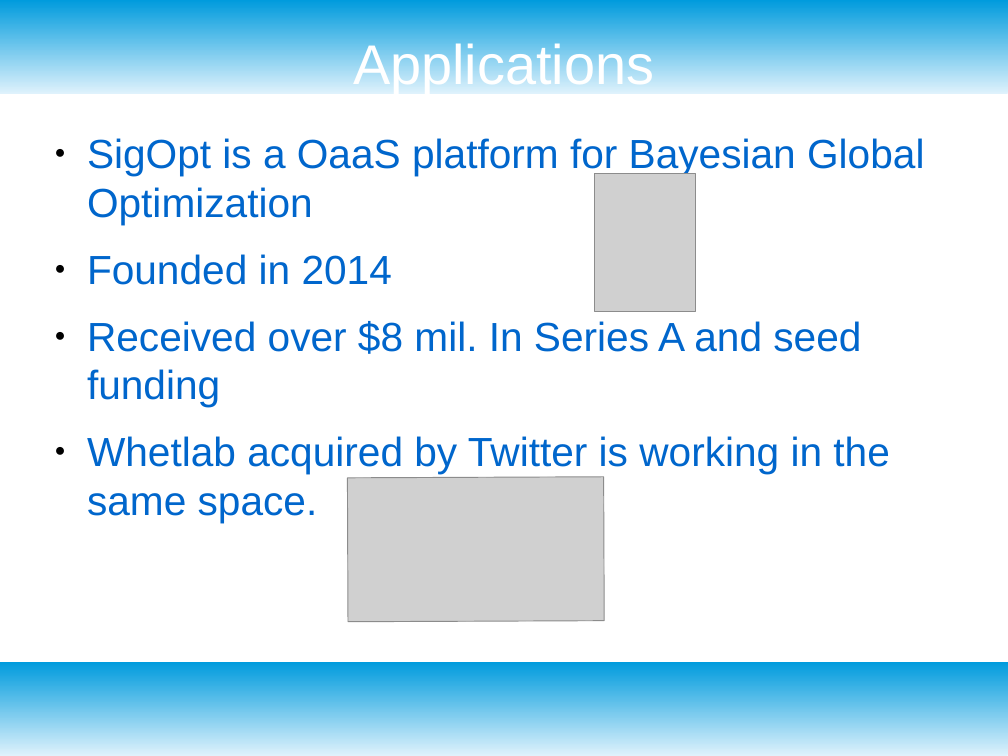
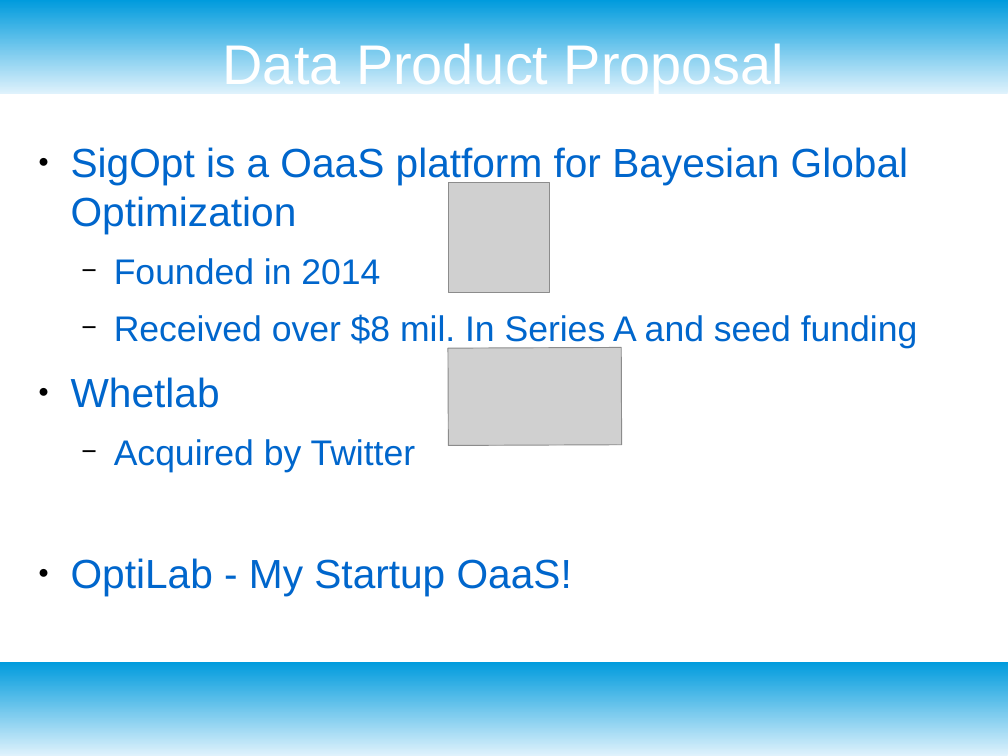
Before and after one commit to dataronio/ThinkfulCapstone, a slide deck: slide 38 of CapstoneDeck.odp (slide 21 before the commit). Drawn at 1008x756 pixels with LibreOffice and Linux fonts; fonts in the diff are those of the drawing; grey boxes stand for pictures. Boxes give left, top, right and bottom in pixels: in the first picture for what was removed or moved away, otherwise in the second. Text is boxed around its words. In the diff, an @@ line names an element or a change of style, - is before the commit and + after.

```diff
--- a/CapstoneDeck.odp
+++ b/CapstoneDeck.odp
@@ title at bbox=[223, 40, 784, 94]: text changed @@
-Applications
+Data Product Proposal
@@ text "SigOpt is a OaaS platform ...": place and size @@
-text "SigOpt is a OaaS platform ..." at bbox=[87, 138, 924, 523]
+text "SigOpt is a OaaS platform ..." at bbox=[71, 147, 918, 596]
@@ text at bbox=[71, 147, 918, 349]: size 32 to 28 pt in "Founded in 2014", "Received over $8 mil. In Series A ..."; bullet ● to −; list level 1 to 2 in "Founded in 2014"; list level 1 to 2 in "Received over $8 mil. In ..." @@
@@ picture: place and size @@
-picture at bbox=[595, 174, 696, 311]
+picture at bbox=[448, 183, 550, 293]
@@ picture: place and size @@
-picture at bbox=[347, 477, 604, 622]
+picture at bbox=[448, 347, 622, 445]
@@ text at bbox=[71, 377, 572, 596]: text changed @@
-● Whetlab acquired by Twitter is working in the same space.
+● Whetlab
+  − Acquired by Twitter
+● OptiLab - My Startup OaaS!
```
Also in this commit, not shown: 12 other slides changed, 15 slides added, 1 slide removed, 10 other files.
